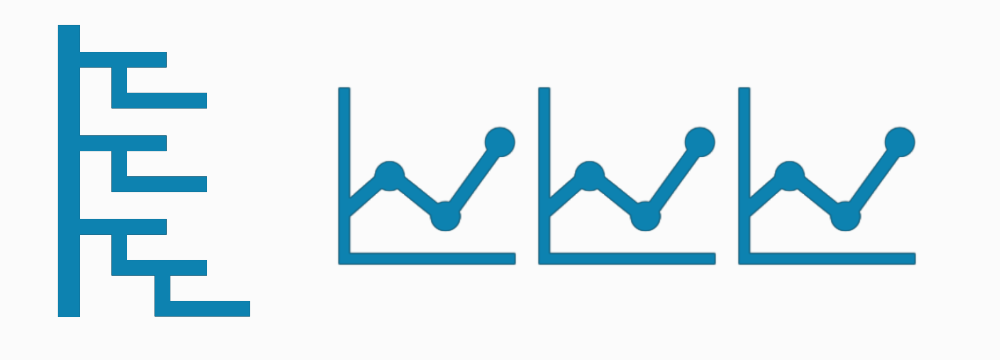
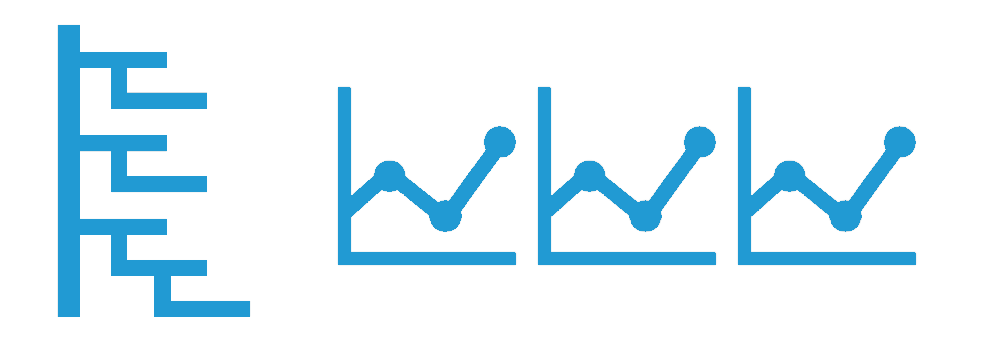
Layered file, before and after one edit (w=1000, h=360). Changes by layer:
painted on "icon_21600" over (58, 25, 916, 317)
removed layer "Layer 5" over (0, 0, 1000, 360)
